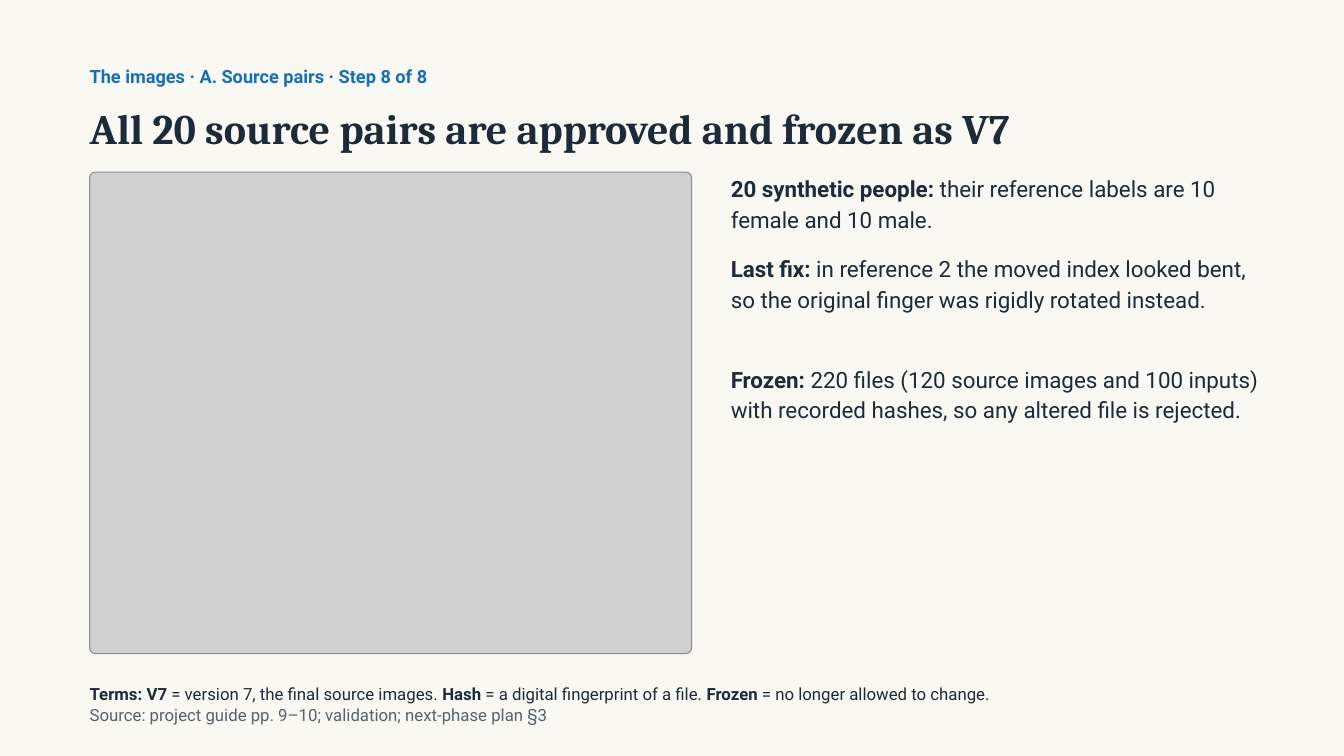
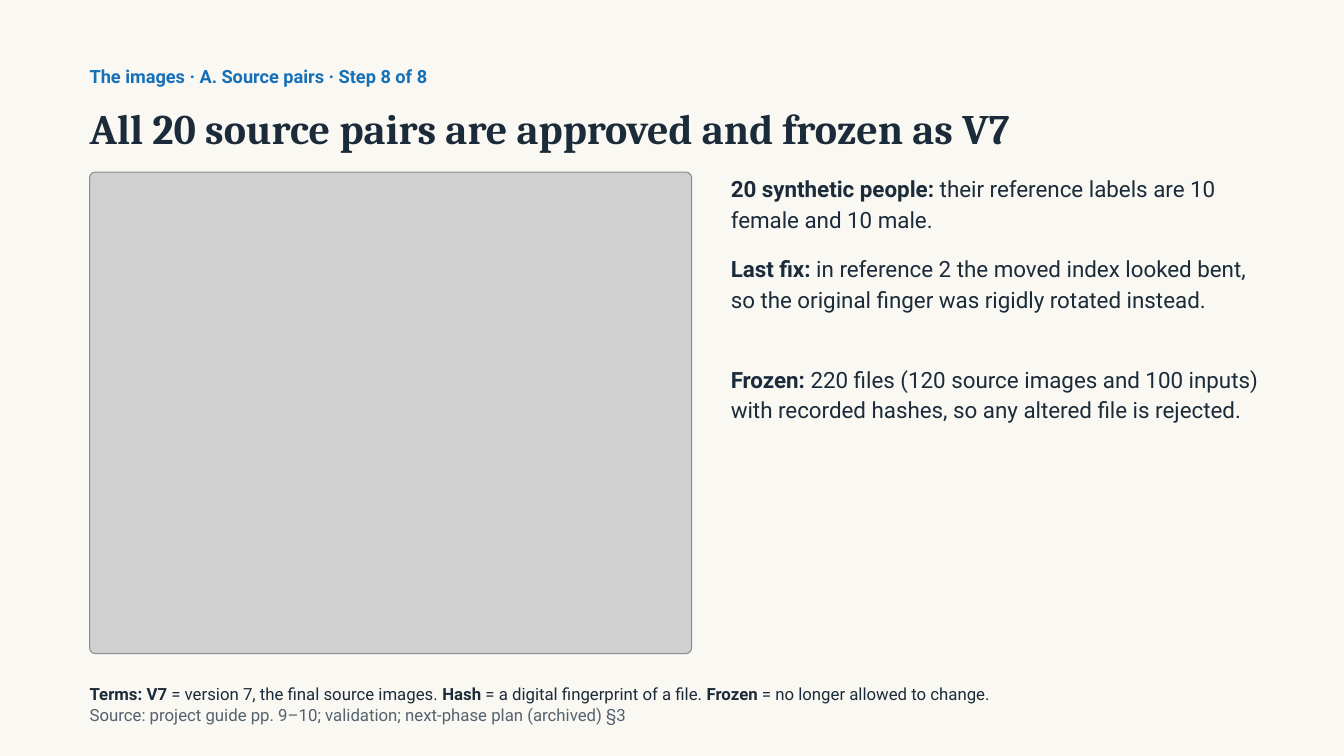
Before and after one commit to emrecandir9/TRDP, a slide deck: slide 21 of docs/TRDP Study Progress.pptx. Drawn at 1344x756 pixels with LibreOffice and Linux fonts; fonts in the diff are those of the drawing; grey boxes stand for pictures. Boxes give left, top, right and bottom in pixels: in the first picture for what was removed or moved away, otherwise in the second. Text is boxed around its words. In the diff, an @@ line names an element or a change of style, - is before the commit and + after.

Commit message:
Presentations updated to 12 November: Gate 2, review, freeze and the held-out result
Full deck: new section 7 (slides 66-74) and revised overview, status,
timeline, weak points and summary. Short version: pages 1-2 rebuilt and
pages 17-24 replaced. docs/README.md lists both as current.

```diff
--- a/docs/TRDP Study Progress.pptx
+++ b/docs/TRDP Study Progress.pptx
@@ text at (x1=90, y1=708, x2=626, y2=725): text changed @@
-Source: project guide pp. 9–10; validation; next-phase plan §3
+Source: project guide pp. 9–10; validation; next-phase plan (archived) §3
```
Also in this commit, not shown: 13 other slides changed, 9 slides added, 2 other files.
